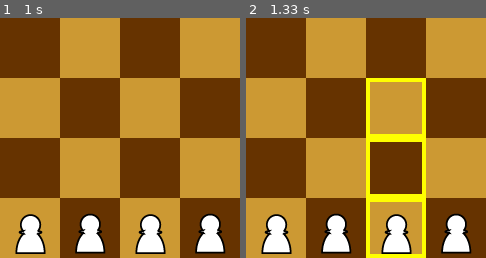
Above: before the commit, frames 1-2 (left to right).
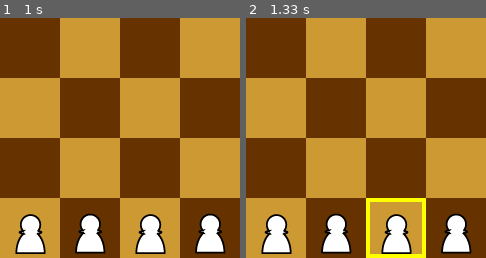
Above: after the commit, the same moments.

Repository: mbocamazo/Phoenix-Chess
Game: pygame game, started from ChessClient.py
The game is run twice, just before and just after one commit, with the same random seed, the same clock (stepped at 60 frames per second) and the same inputs. The source is Python 2; it was converted automatically to run under Python 3.
Inputs (mouse positions are % of the whole screen's width and height, from its top left):
- Up to frame 1 (1 s): hold Right 0.33-0.8 s; move the mouse to (46, 54) at 0.37 s; press the mouse at (19, 35) at 0.87 s; move the mouse to (19, 54) at 0.97 s
- Up to frame 2 (1.33 s): release the mouse at (19, 73) at 1.1 s; click (86, 85) at 1.22 s
The pictures show only the part of the screen within x 50-100%, y 38-88%; the shares and areas given below are measured in that part.

Frame 1 is identical in both runs. In frame 2, 3.1% of the frame differs, in the area x 50-75%, y 25-75%.

Commit message:
with comments

Diff:
--- a/ChessClient.py
+++ b/ChessClient.py
@@ -6,30 +6,51 @@
 from pygame.locals import *
 
 from pprint import pprint
+"""List of grievances: parallelization
+quit on machine's turn
+beginning menu
+Chris: if an issue, implement multithreading
+"""
 
 class Player:
     def __init__(self,color):
         self.color = color
 
+class Human(Player):
+    def __init__(self,color,board_model):
+        super(Player,self).__init__(color)
+        self.board_model = board_model
+
+    def get_next_move(self,event):
+        pass
+
+    def make_next_move(event):
+        move = self.get_next_move(event)
+        board_model.addMove(move)
+
 class ChessClient:
 
     def mainLooptemp(self):
 
         chess = ChessBoard()
+        board = chess.getBoard()
+        turn = chess.getTurn()
 
         clock = pygame.time.Clock()
         screen = pygame.display.set_mode((480, 480),1)
         pygame.display.set_caption('ChessBoard Client')
         view = PyGameWindowView(chess,screen)
-        controller = Controller(chess)
+
         running = True
 
-#        AI_color = ChessBoard.BLACK
-        player_color = ChessBoard.WHITE
-        human_player = Player(player_color)
-#        AI = (AI_color)
-        player_2_color = ChessBoard.BLACK
-        human_player_2 = Player(player_2_color)
+#        posRect = pygame.Rect(0,0,60,60)
+        posRect = chess.posRect
+
+        mousePos = chess.mousePos
+        markPos = chess.markPos
+        validMoves = chess.validMoves
+
+        gameResults = ["","WHITE WINS!","BLACK WINS!","STALEMATE","DRAW BY THE FIFTY MOVES RULE","DRAW BY THE THREE REPETITION RULE"]
 
         while running:
             clock.tick(30)
@@ -39,109 +60,103 @@
                     running = False
                     pygame.quit()
                     return
-                elif chess.getTurn() == human_player.color:
-                    controller.handle_event(event)
-                elif chess.getTurn() == human_player_2.color:
-                    controller.handle_event(event)
-
-            #multithread in python to be able to make calculations and quit during player's turn
-
-#            if chess.getTurn() == AI.color:
-#                    turn = machine.get_turn()
-#                    board.updatewithMachine'sturn
+                elif event.type == KEYDOWN:
+                    if event.key == K_ESCAPE:
+                        return
+                    elif event.key == K_LEFT:
+                        chess.undo()
+                    elif event.key == K_RIGHT:
+                        chess.redo()
+                    elif event.unicode in ("f","F"):
+                        print chess.getFEN()
+                    elif event.unicode in ("a","A"):
+                        an = chess.getAllTextMoves(chess.AN)
+                        if an:
+                            print "AN: " + ", ".join(an)
+                    elif event.unicode in ("s","S"):
+                        san = chess.getAllTextMoves(chess.SAN)
+                        if san:
+                            print "SAN: " + ", ".join(san)
+                    elif event.unicode in ("l","L"):
+                        lan = chess.getAllTextMoves(chess.LAN)
+                        if lan:
+                            print "LAN: " + ", ".join(lan)
+                    board = chess.getBoard()
+                    turn = chess.getTurn()
+                    markPos[0] = -1
+                    validMoves = []
+
+                if not chess.isGameOver():
+                    if event.type == MOUSEMOTION:
+                        mx = event.pos[0]
+                        my = event.pos[1]
+                        mousePos[0] = mx/60
+                        mousePos[1] = my/60
+                    elif event.type == MOUSEBUTTONDOWN:
+                        if mousePos[0] != -1:
+                            if markPos[0] == mousePos[0] and markPos[1] == mousePos[1]:
+                                markPos[0] = -1
+                                validMoves = []
+                            else:
+                                if (turn==ChessBoard.WHITE and board[mousePos[1]][mousePos[0]].isupper()) or \
+                                   (turn==ChessBoard.BLACK and board[mousePos[1]][mousePos[0]].islower()):
+                                    markPos[0] = mousePos[0]
+                                    markPos[1] = mousePos[1]
+                                    validMoves = chess.getValidMoves(tuple(markPos))
+
+                                else:
+                                    if markPos[0] != -1:
+                                        res = chess.addMove(markPos,mousePos)
+                                        if not res and chess.getReason() == chess.MUST_SET_PROMOTION:
+                                            chess.setPromotion(chess.QUEEN)
+                                            res = chess.addMove(markPos,mousePos)
+                                        if res:
+                                            #print chess.getLastMove()
+                                            print chess.getLastTextMove(chess.SAN)
+                                            board = chess.getBoard()
+                                            turn = chess.getTurn()
+                                            markPos[0] = -1
+                                            validMoves = []
 
             if chess.isGameOver():
-                view.end_game_display()
-                chess.validMoves = []
-                self.chess.markPos[0] = -1
-                self.chess.markPos[1] = -1
+                pygame.display.set_caption("Game Over! (Reason:%s)" % gameResults[chess.getGameResult()])
+                validMoves = []
+                markPos[0] = -1
+                markPos[1] = -1
             else:
                 pygame.display.set_caption('ChessBoard Client')
 
             view.draw(chess)
+#            y = 0
+#            for rank in board:
+#                x = 0
+#                for p in rank:
+#                    screen.blit(pieces[(x+y)%2][p],(x*60,y*60))
+#                    x+=1
+#                y+=1
+
+#            if markPos[0] != -1:
+#                posRect.left = markPos[0]*60
+#                posRect.top = markPos[1]*60
+#                pygame.draw.rect(screen, (255,255,0),posRect, 4)
+
+#            for v in validMoves:
+#                posRect.left = v[0]*60
+#                posRect.top = v[1]*60
+#                pygame.draw.rect(screen, (255,255,0),posRect, 4)
+
             pygame.display.flip()
-
         pygame.quit()
-
-class Controller:
-    def __init__(self,chess):
-        self.chess = chess
-        self.board = chess.getBoard()
-
-    def update_board(self):
-        self.board = self.chess.getBoard()
-
-    def handle_event(self,event):
-        self.update_board()
-
-        if event.type == KEYDOWN:
-            if event.key == K_ESCAPE:
-                return
-            elif event.key == K_LEFT:
-                self.chess.undo()
-            elif event.key == K_RIGHT:
-                self.chess.redo()
-            elif event.unicode in ("f","F"):
-                print self.chess.getFEN()
-            elif event.unicode in ("a","A"):
-                an = self.chess.getAllTextMoves(self.chess.AN)
-                if an:
-                    print "AN: " + ", ".join(an)
-            elif event.unicode in ("s","S"):
-                san = self.chess.getAllTextMoves(self.chess.SAN)
-                if san:
-                    print "SAN: " + ", ".join(san)
-            elif event.unicode in ("l","L"):
-                lan = self.chess.getAllTextMoves(self.chess.LAN)
-                if lan:
-                    print "LAN: " + ", ".join(lan)
-            self.chess.markPos[0] = -1
-            self.chess.validMoves = []
-
-        if not self.chess.isGameOver():
-            if event.type == MOUSEMOTION:
-                mx = event.pos[0]
-                my = event.pos[1]
-                self.chess.mousePos[0] = mx/60
-                self.chess.mousePos[1] = my/60
-            elif event.type == MOUSEBUTTONDOWN:
-                if self.chess.mousePos[0] != -1:
-                    if self.chess.markPos[0] == self.chess.mousePos[0] and self.chess.markPos[1] == self.chess.mousePos[1]:
-                        print "deselect the square!"
-                        self.chess.markPos[0] = -1
-                        self.chess.validMoves = []
-                    else:
-                        print "new square selected"
-                        #if its your turn, you haven't selected any pieces yet, and the piece you clicked on is your own piece
-                        if (self.chess.getTurn()==ChessBoard.WHITE and self.board[self.chess.mousePos[1]][self.chess.mousePos[0]].isupper()) or \
-                           (self.chess.getTurn()==ChessBoard.BLACK and self.board[self.chess.mousePos[1]][self.chess.mousePos[0]].islower()):
-                            print "this piece is mine!"
-                            self.chess.markPos[0] = self.chess.mousePos[0]
-                            self.chess.markPos[1] = self.chess.mousePos[1]
-                            #sets the selected piece position equal to the mouse position
-                            self.chess.validMoves = self.chess.getValidMoves(tuple(self.chess.markPos))
-
-                        else:
-                            if self.chess.markPos[0] != -1:
-                                res = self.chess.addMove(self.chess.markPos,self.chess.mousePos)
-                                if not res and self.chess.getReason() == self.chess.MUST_SET_PROMOTION:
-                                    self.chess.setPromotion(self.chess.QUEEN)
-                                    res = self.chess.addMove(self.chess.markPos,self.chess.mousePos)
-                                if res:
-                                    print self.chess.getLastTextMove(self.chess.SAN)
-                                    self.chess.markPos[0] = -1
-                                    self.chess.validMoves = []
-
 
 class PyGameWindowView:
     """Renders the state of the view and contains draw functions"""
-    gameResults = ["","WHITE WINS!","BLACK WINS!","STALEMATE","DRAW BY THE FIFTY MOVES RULE","DRAW BY THE THREE REPETITION RULE"]
     def __init__(self,chess,screen):
         self.chess = chess
         self.board = self.chess.getBoard()
         self.turn = self.chess.getTurn()
         self.screen = screen
         self.clock = pygame.time.Clock()
+
         self.pieces = [{},{}]
         self.pieces[0]["r"] = pygame.image.load("./img/brw.png")
         self.pieces[0]["n"] = pygame.image.load("./img/bnw.png")
@@ -170,6 +185,9 @@
         self.pieces[1]["P"] = pygame.image.load("./img/wpb.png")
         self.pieces[1]["."] = pygame.image.load("./img/b.png")
 
+#        self.posRect = pygame.Rect(0,0,60,60)
+#        self.mousePos = [-1,-1]
+#        self.markPos = [-1,-1]
 
     def drawPieces(self,chess):
         """Draws Board tiles and pieces"""
@@ -197,22 +215,33 @@
 
 
     def draw(self,chess):
+#        self.chess = ChessBoard()
         self.board = chess.getBoard()
         self.drawPieces(chess)
         self.drawMarkPos(chess)
         self.drawHighlights(chess)
-        self.title_game_display(chess)
-
-    def title_game_display(self,chess):
-        if chess.isGameOver():
-            pygame.display.set_caption("Game Over! (Reason:%s)" % self.gameResults[chess.getGameResult()])
-        else:
-            pygame.display.set_caption('ChessBoard Client')
 
 def main():
     pygame.init()
     g = ChessClient()
     g.mainLooptemp()
 
+
+
+#    model = TDModel(tile_grid)
+#    view = PyGameWindowView(model,screen)
+#    controller = PyGameMouseController(model,view)
+#    running = True
+#    while running:
+#        for event in pygame.event.get():
+#            if event.type == QUIT:
+#                pygame.mouse.set_cursor(*pygame.cursors.arrow)
+#                running = False
+#            controller.handle_mouse_event(event)
+#        model.update()
+#        view.draw()
+#        time.sleep(.001)
+#    pygame.quit()
+
 #this calls the 'main' function when this script is executed
 if __name__ == '__main__': main()
